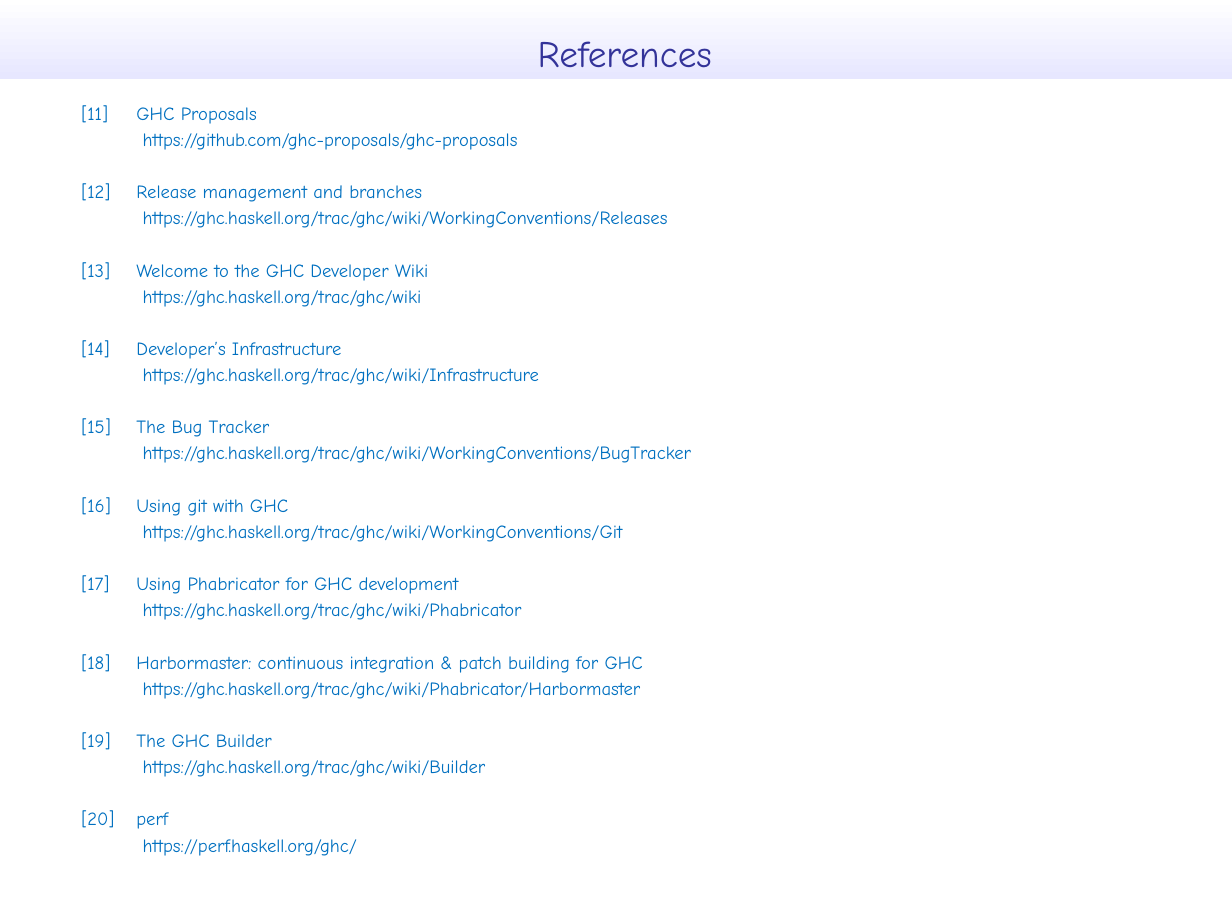
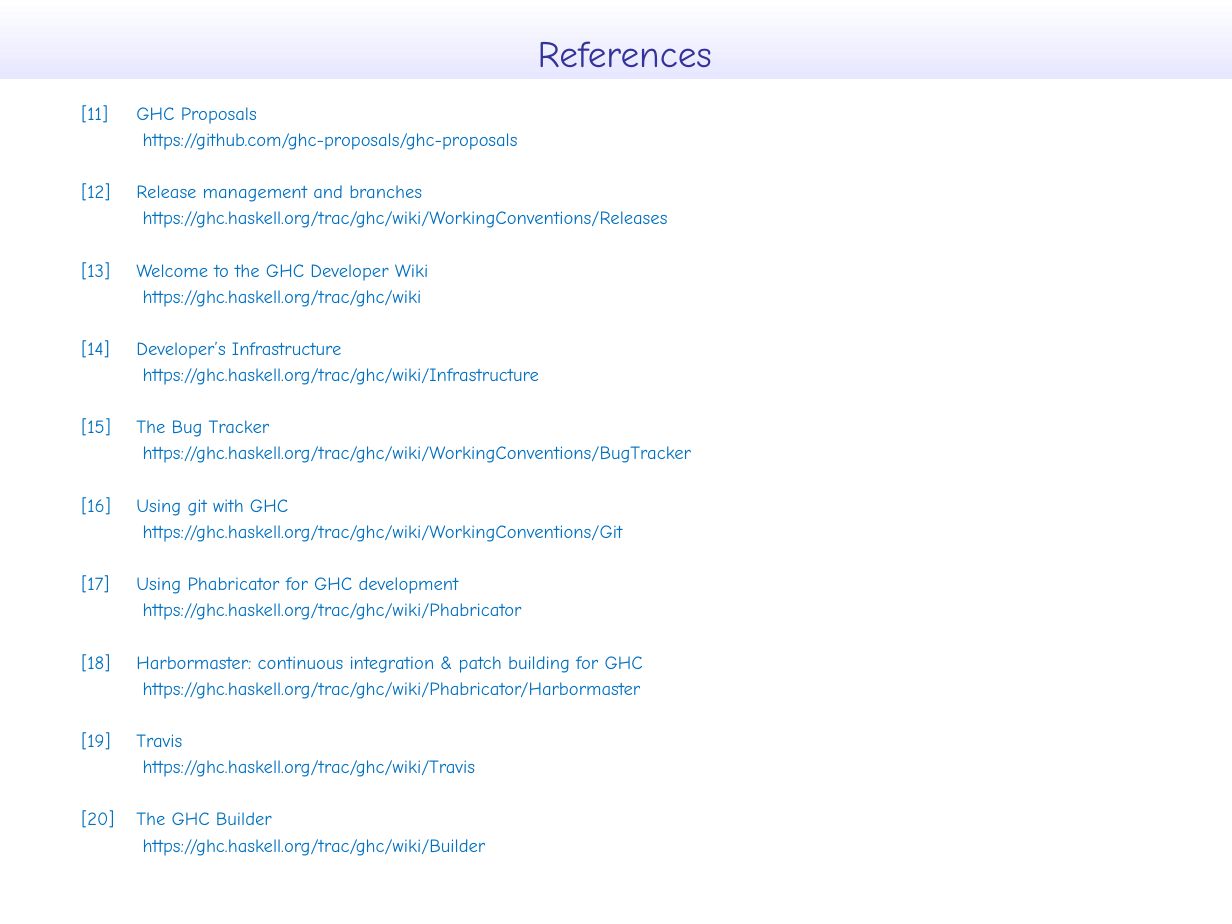
Before and after one commit to takenobu-hs/ghc-development-flow, a slide deck: slide 16 of src/ghc_development_flow.pptx (slide 15 before the commit). Drawn at 1232x924 pixels with LibreOffice and Linux fonts; fonts in the diff are those of the drawing. Boxes give left, top, right and bottom in pixels: in the first picture for what was removed or moved away, otherwise in the second. Text is boxed around its words. In the diff, an @@ line names an element or a change of style, - is before the commit and + after.

```diff
--- a/src/ghc_development_flow.pptx
+++ b/src/ghc_development_flow.pptx
@@ text at (81, 732, 476, 828): text changed @@
-[19] The GHC Builder
+[19] Travis
+https://ghc.haskell.org/trac/ghc/wiki/Travis
+[20] The GHC Builder
@@ text at (81, 810, 357, 856): paragraphs removed @@
-[20] perf
-https://perf.haskell.org/ghc/
```
Also in this commit, not shown: 6 other slides changed, 1 slide added, 1 other file.
